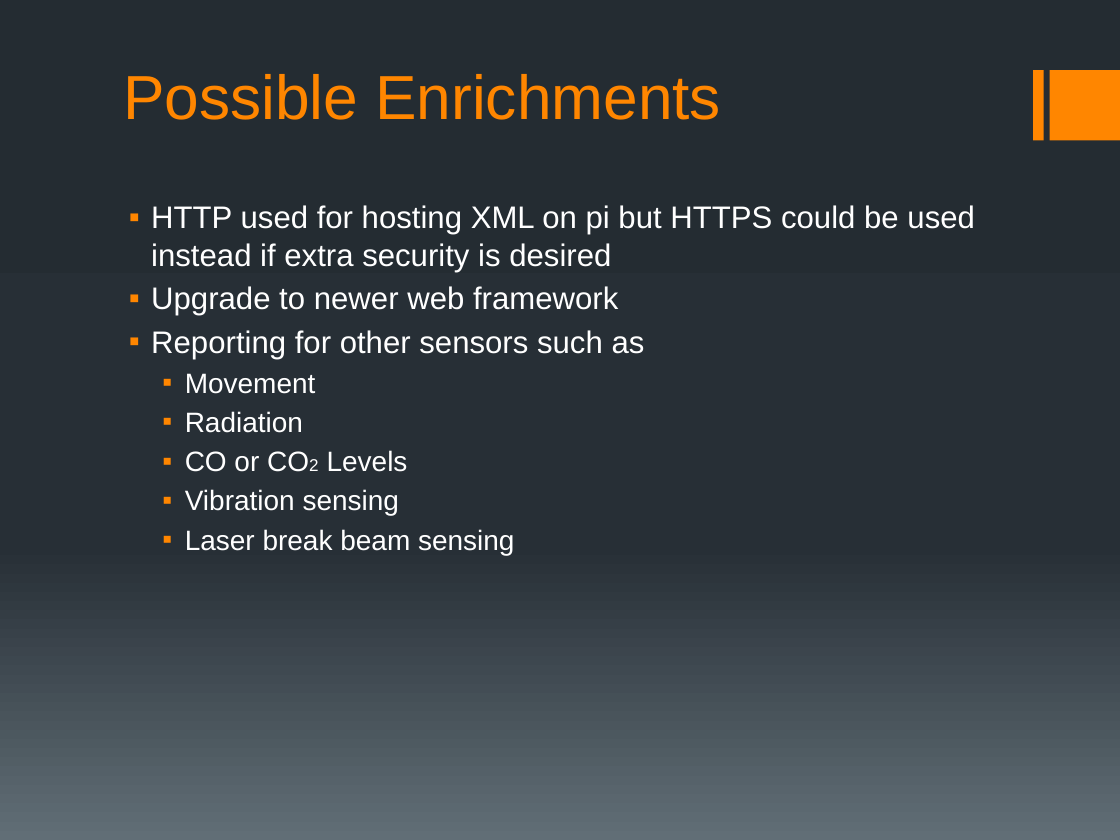
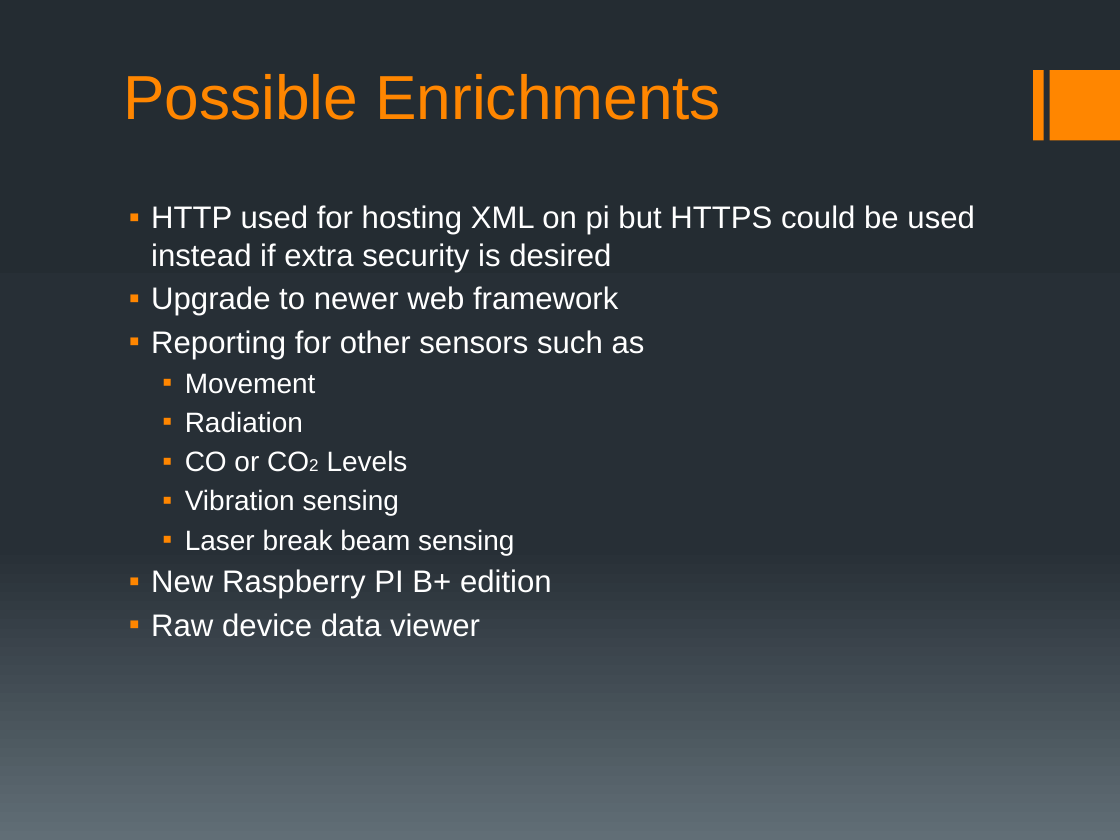
Before and after one commit to Saurutobi/Team3.14, a slide deck: slide 33 of Docs/Presentation/SeniorDesignPresentation.pptx (slide 19 before the commit). Drawn at 1120x840 pixels with LibreOffice and Linux fonts; fonts in the diff are those of the drawing. Boxes give left, top, right and bottom in pixels: in the first picture for what was removed or moved away, otherwise in the second. Text is boxed around its words. In the diff, an @@ line names an element or a change of style, - is before the commit and + after.

```diff
--- a/Docs/Presentation/SeniorDesignPresentation.pptx
+++ b/Docs/Presentation/SeniorDesignPresentation.pptx
@@ text at [151,569,552,637]: paragraphs added @@
+▪ New Raspberry PI B+ edition
+▪ Raw device data viewer
```
Also in this commit, not shown: 5 other slides changed, 19 slides added, 3 slides removed.
